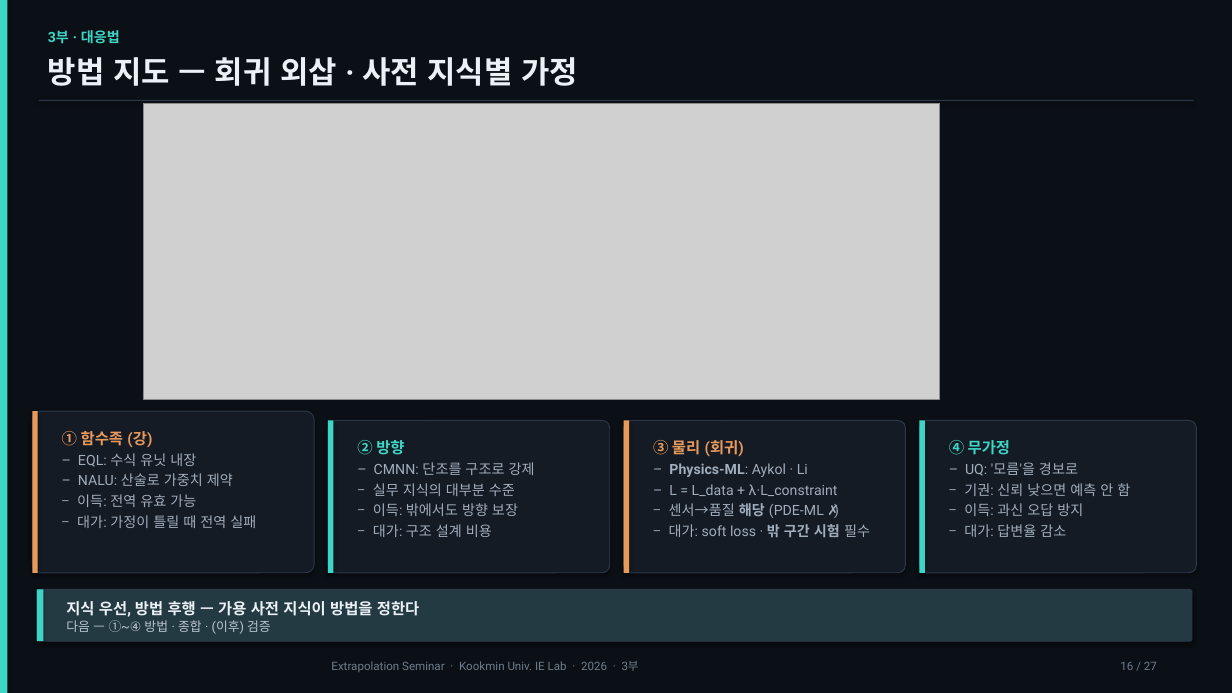
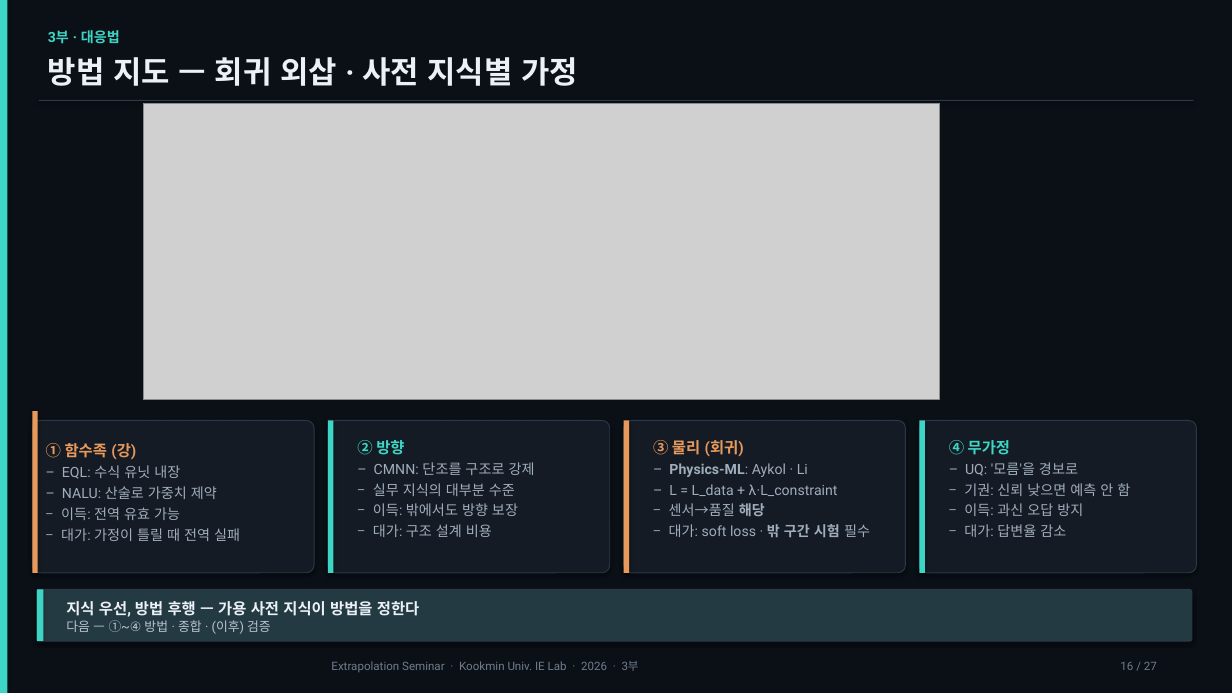
Before and after one commit to amumujs-create/literec_study, a slide deck: slide 15 of extrapolation-papers/외삽_50분_발표자료_v8[Repaired].pptx. Drawn at 1232x693 pixels with LibreOffice and Linux fonts; fonts in the diff are those of the drawing; grey boxes stand for pictures. Boxes give left, top, right and bottom in pixels: in the first picture for what was removed or moved away, otherwise in the second. Text is boxed around its words. In the diff, an @@ line names an element or a change of style, - is before the commit and + after.

```diff
--- a/extrapolation-papers/외삽_50분_발표자료_v8[Repaired].pptx
+++ b/extrapolation-papers/외삽_50분_발표자료_v8[Repaired].pptx
@@ rounded rectangle: place and size @@
-rounded rectangle at <box>32,411,314,573</box>
+rounded rectangle at <box>32,421,314,573</box>
@@ text "① 함수족 (강)": place and size @@
-text "① 함수족 (강)" at <box>62,431,256,528</box>
+text "① 함수족 (강)" at <box>46,443,240,541</box>
@@ text at <box>669,503,765,516</box>: text changed @@
-– 센서→품질 해당 (PDE-ML ✗)
+– 센서→품질 해당
```
Also in this commit, not shown: 10 other slides changed, 1 slide added, 3 slides removed, 1 other file.
